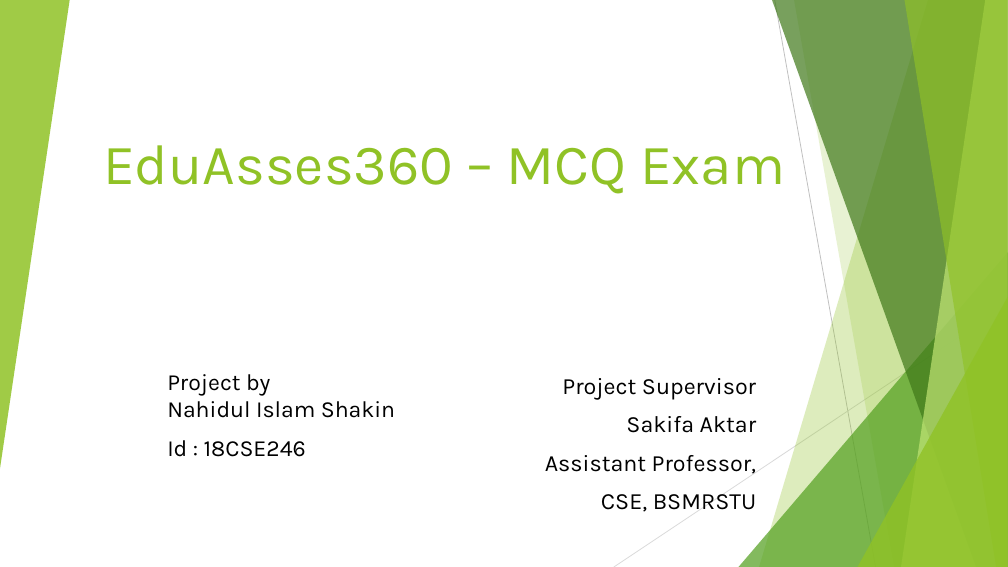
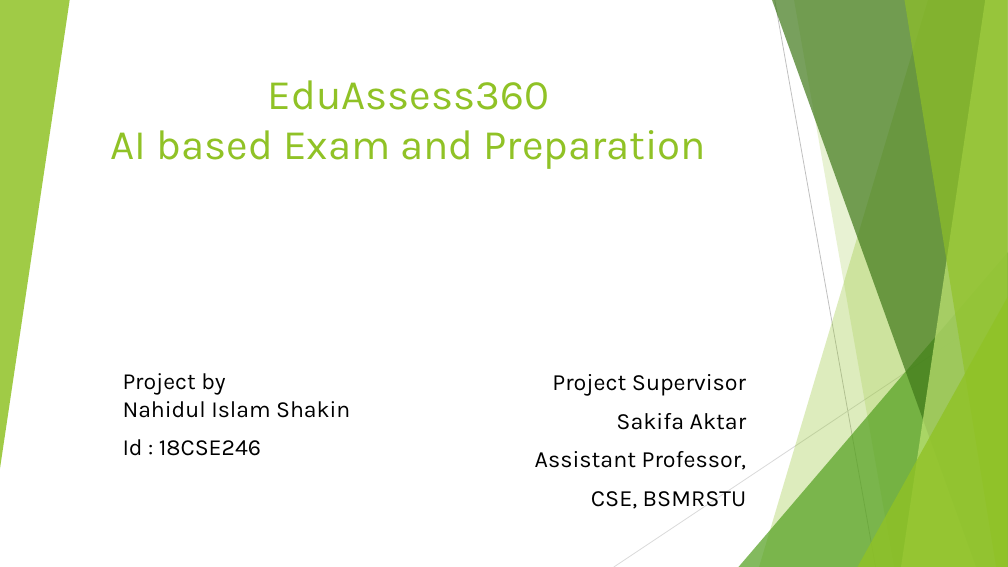
Before and after one commit to nahidulislamshakin/EduAssess360-Project-Plan-Presentation, a slide deck: slide 1 of Project Plan Presentation.pptx. Drawn at 1008x567 pixels with LibreOffice and Linux fonts; fonts in the diff are those of the drawing. Boxes give left, top, right and bottom in pixels: in the first picture for what was removed or moved away, otherwise in the second. Text is boxed around its words. In the diff, an @@ line names an element or a change of style, - is before the commit and + after.

Commit message:
Title Correction

```diff
--- a/Project Plan Presentation.pptx
+++ b/Project Plan Presentation.pptx
@@ title "EduAssess360 AI based Exam and ..." at box(111, 80, 706, 169): vertical alignment bottom to middle @@
@@ title at box(111, 80, 706, 169): text changed; size 54 to 40 pt @@
-EduAsses360 – MCQ Exam
+EduAssess360
+AI based Exam and Preparation
@@ subtitle "Project by Nahidul Islam Shakin": place and size @@
-subtitle "Project by Nahidul Islam Shakin" at box(167, 374, 395, 457)
+subtitle "Project by Nahidul Islam Shakin" at box(123, 373, 350, 456)
@@ text "Project Supervisor": place and size @@
-text "Project Supervisor" at box(545, 378, 756, 512)
+text "Project Supervisor" at box(535, 374, 746, 509)
```
Also in this commit, not shown: 1 other slide changed.
